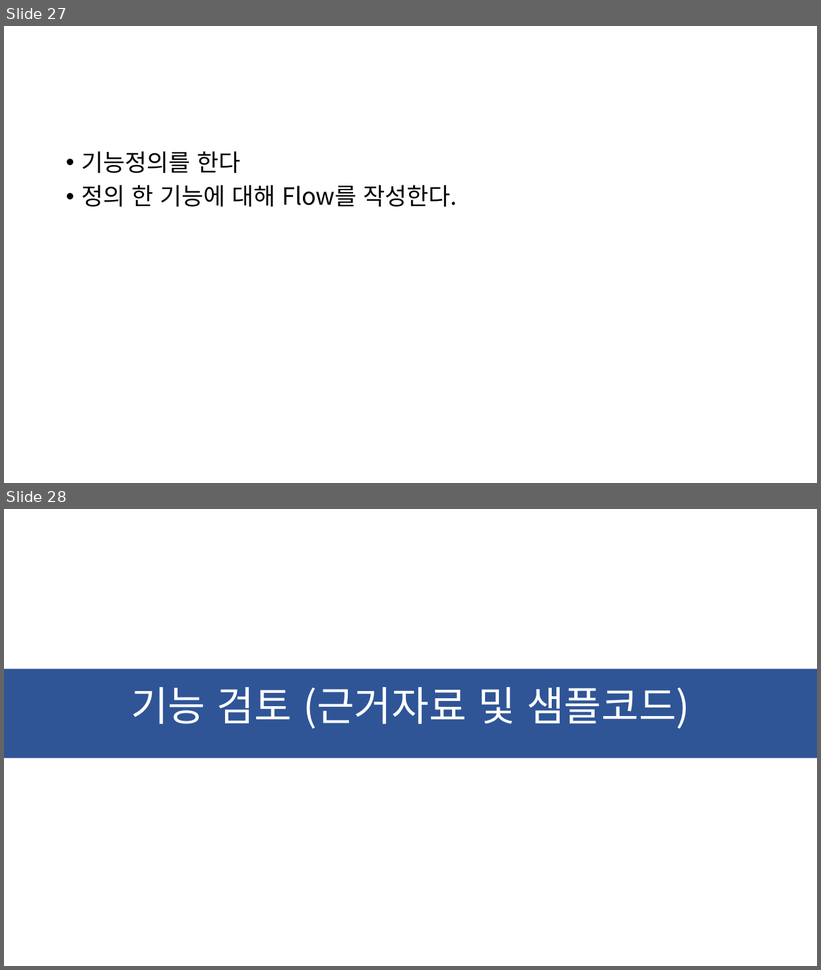
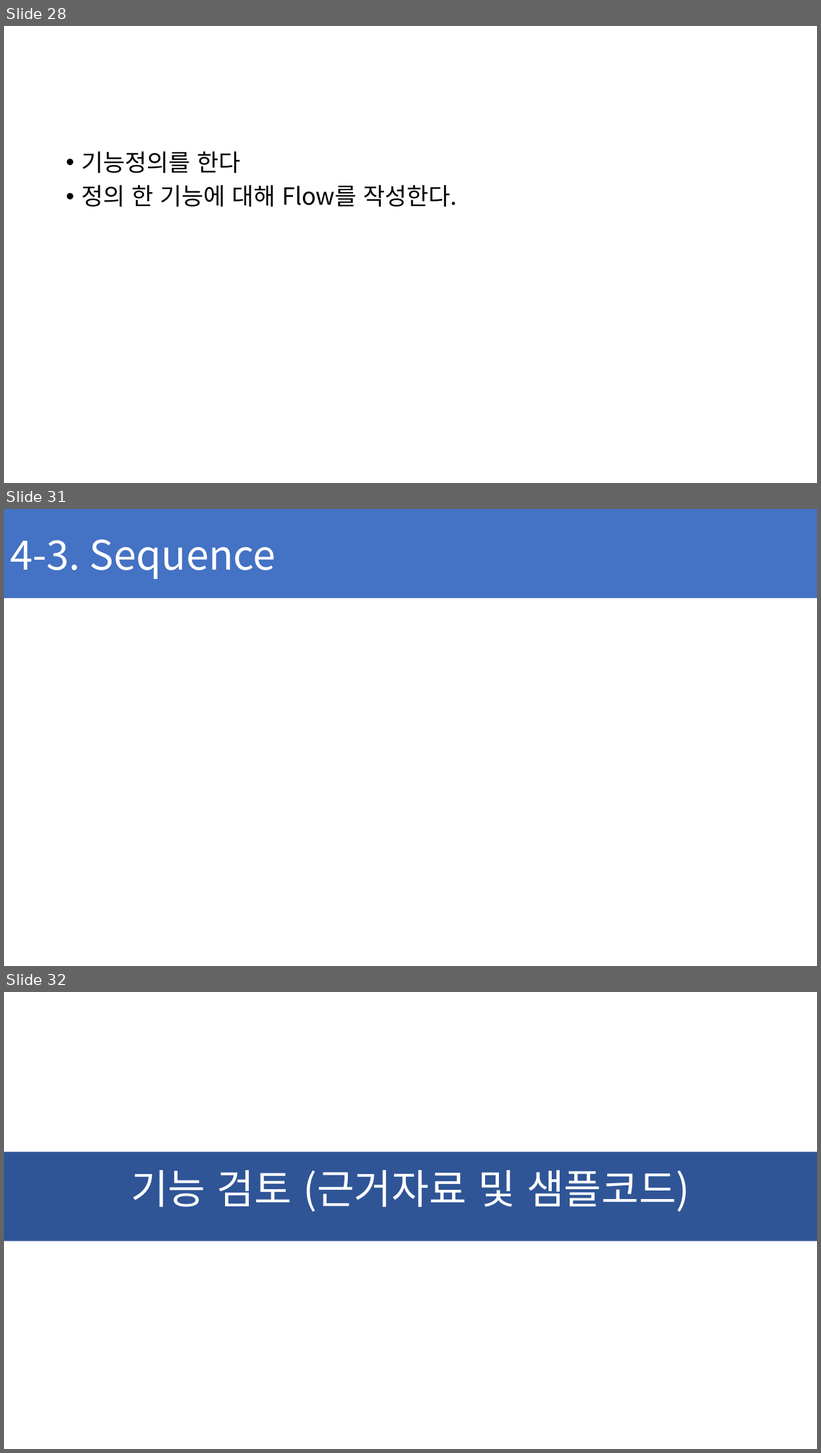
Before and after one commit to ChaeSung-Lee/DJ_InternShip, a slide deck: 2021_Summer/jp.hong/Project_BnC_jph.pptx. Shown one above the other, each under a label of ours: slides 27 and 28 before the commit, slides 28, 31 and 32 after it; the slides between them are not shown. The pictures are 821x970 and 821x1453 pixels, drawn with LibreOffice and Linux fonts; fonts in the diff are those of the drawing. Boxes give left, top, right and bottom in pixels: in the first picture for what was removed or moved away, otherwise in the second. Text is boxed around its words. In the diff, an @@ line names an element or a change of style, - is before the commit and + after.

```diff
--- a/2021_Summer/jp.hong/Project_BnC_jph.pptx
+++ b/2021_Summer/jp.hong/Project_BnC_jph.pptx
@@ slide 31 added at box(4, 509, 817, 966), background #FFFFFF @@
@@ rectangle added at box(4, 509, 817, 598), fill #4472C4, 48 pt, text #FFFFFF @@
+4-3. Sequence
@@ what was slide 27 is now slide 28 @@
@@ what was slide 28 is now slide 32 @@
```
Also in this commit, not shown: 5 slides changed, 3 other slides added.
